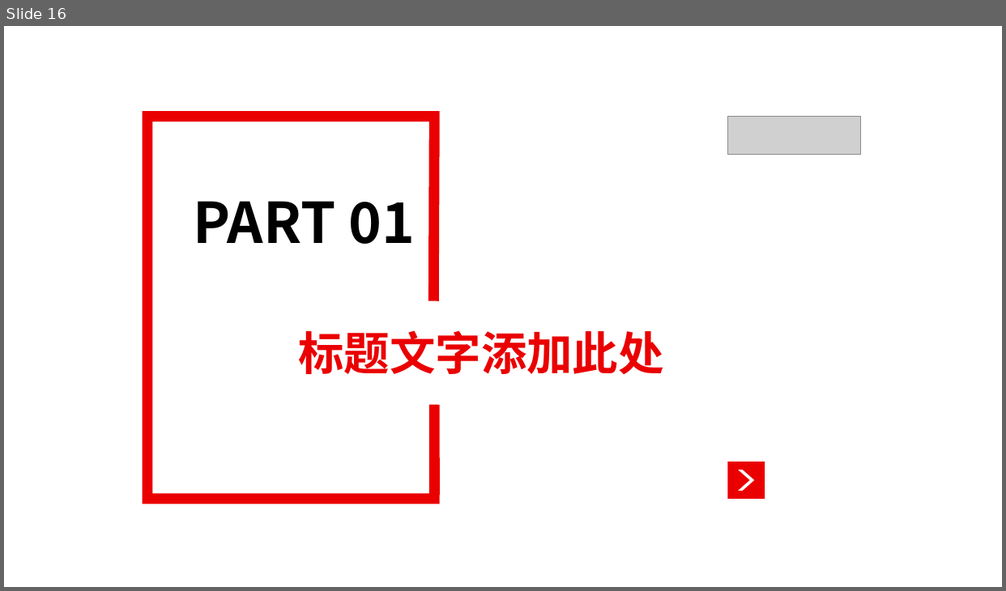
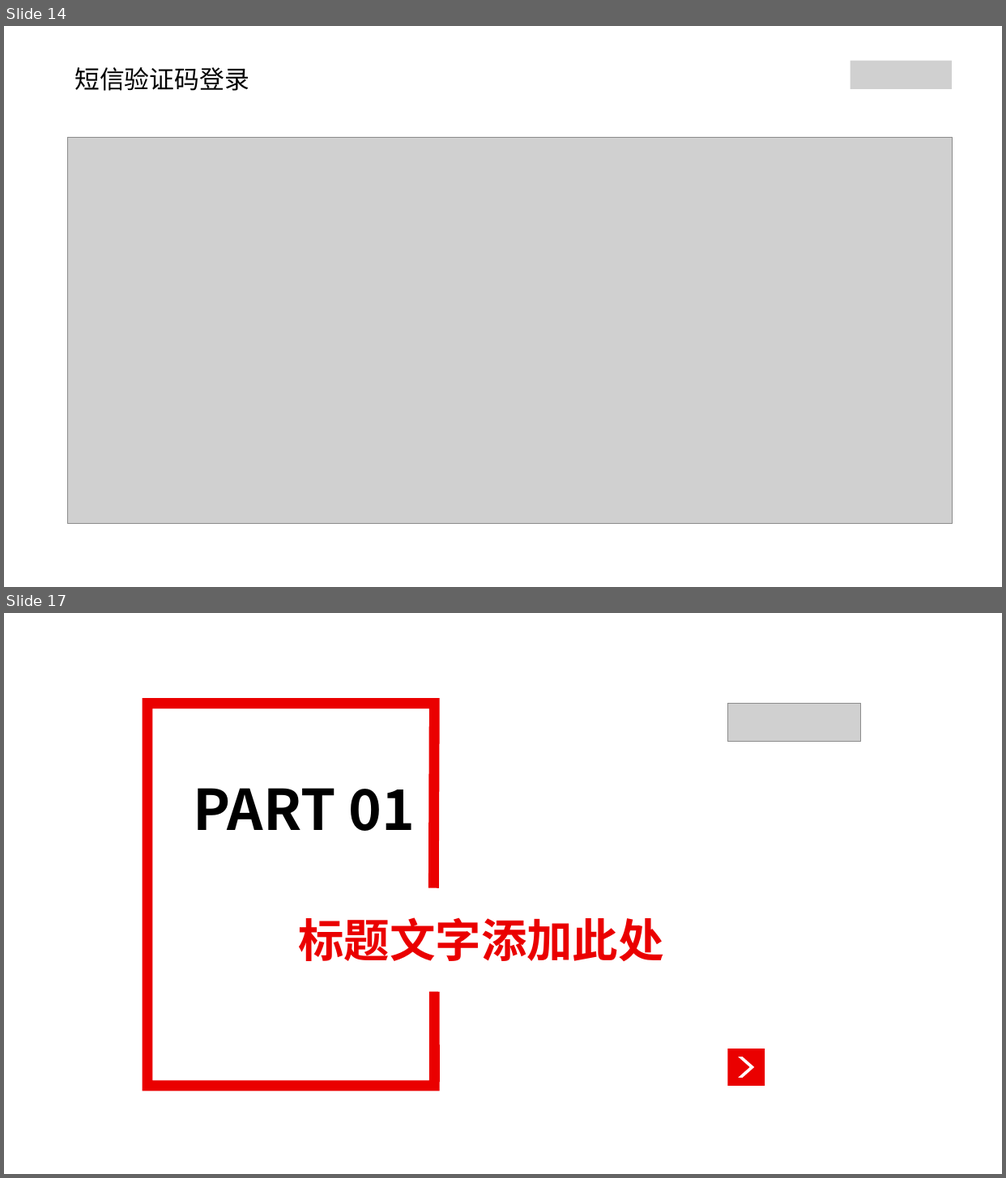
Before and after one commit to Andy888888/Mobile_Develop_Res, a slide deck: PPT/燕文强2020-2021年度述职报告.pptx. Shown one above the other, each under a label of ours: slide 16 before the commit, slides 14 and 17 after it; the slides between them are not shown. The pictures are 1006x591 and 1006x1178 pixels, drawn with LibreOffice and Linux fonts; fonts in the diff are those of the drawing; grey boxes stand for pictures. Boxes give left, top, right and bottom in pixels: in the first picture for what was removed or moved away, otherwise in the second. Text is boxed around its words. In the diff, an @@ line names an element or a change of style, - is before the commit and + after.

```diff
--- a/PPT/燕文强2020-2021年度述职报告.pptx
+++ b/PPT/燕文强2020-2021年度述职报告.pptx
@@ slide 14 added at (4, 26, 1002, 587), background #FFFFFF @@
@@ text added at (74, 67, 249, 91), 24 pt, text #000000 @@
+短信验证码登录
@@ picture added at (850, 61, 953, 89) @@
@@ picture added at (68, 138, 953, 524) @@
@@ what was slide 16 is now slide 17 @@
```
Also in this commit, not shown: 28 slides changed, 8 other slides added, 8 slides removed.
